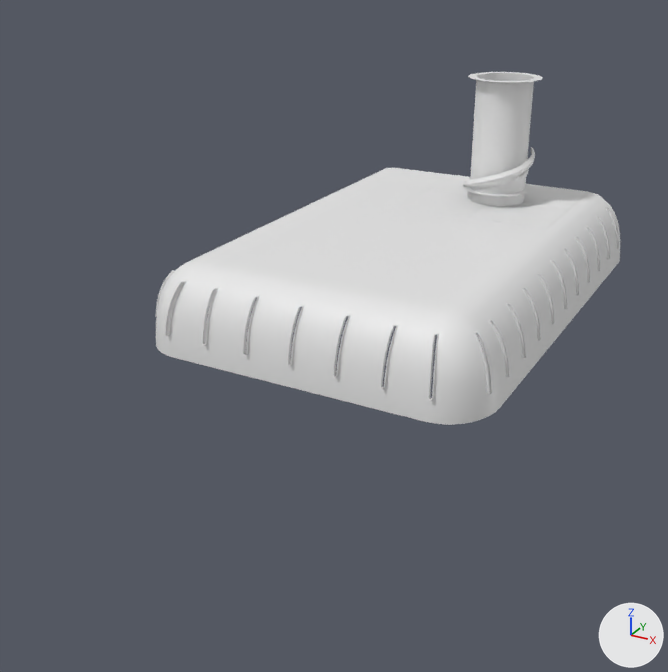
A saved change to the FBX model Assets/McGirr_Assets/room_2_UVs_nosolo.fbx.
Before and after are seen from a 50 mm camera at (140.0, -434.0, 170.0) aimed at (-88.0, -19.0, -38.0). The axes (+X, +Y, +Z) are drawn at lower right. The lights are the same throughout. Where no turn or scale is listed for an object, it has been applied to the vertices. Vertices at the same position are counted once.

The scene before the commit, as lines of its bpy script (objects in view):
```python
me_object_1_007 = bpy.data.meshes.new('object_1.007')
me_object_1_007.from_pydata(...)  # 148 vertices, 116 faces; spans x -39.3..-0.7, y 38.5..91.2, z -59.3..-20.7
me_object_1_007.materials.append(mat_default_obj_009)  # white #e7e7e7
me_roof = bpy.data.meshes.new('roof')
me_roof.from_pydata(...)  # 6124 vertices, 5076 faces; spans x -122.0..42.0, y -145.0..80.0, z -2.0..36.0
me_roof.materials.append(mat_default_obj_004)  # white #e7e7e7
ob_roof = bpy.data.objects.new('roof', me_roof)
ob_roof.location = (0.0, 0.0, 0.0)
ob_roof_tunnel = bpy.data.objects.new('roof_tunnel', me_object_1_007)
ob_roof_tunnel.location = (0.0, 0.0, 0.0)
ob_roof_tunnel.rotation_euler = (1.571, 0.0, 0.0)  # degrees (90, 0, 0)
ob_roof_tunnel.scale = (0.99, 1.1, 0.99)
```
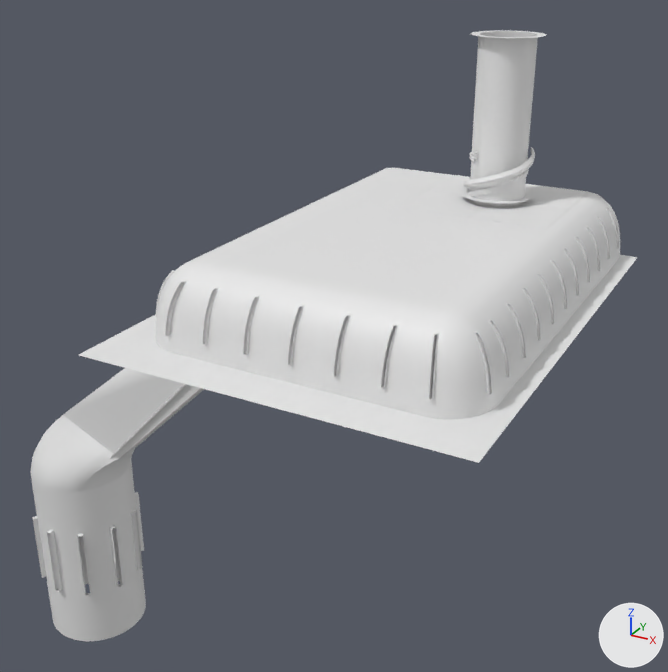
What changed in the scene script:
```text
Add mat_default_obj_013:
    mat_default_obj_013 = principled_material('Default OBJ.013')
    mat_default_obj_013.base_color = (0.8, 0.8, 0.8)  # white #e7e7e7
Add mat_default_obj_014:
    mat_default_obj_014 = principled_material('Default OBJ.014')
    mat_default_obj_014.base_color = (0.8, 0.8, 0.8)  # white #e7e7e7
Change me_object_1_007:
    used by ob_roof_tunnel; location = (0.0, 0.0, 0.0); rotation_euler = (1.571, 0.0, 0.0), in degrees (90, 0, 0); scale = (0.99, 1.1, 0.99)
    remove me_object_1_007.from_pydata(...)  # 148 vertices, 116 faces; spans x -39.3..-0.7, y 38.5..91.2, z -59.3..-20.7
    remove me_object_1_007.materials.append(mat_default_obj_009)  # white #e7e7e7
    add me_object_1_007.from_pydata(...)  # 148 vertices, 168 faces; spans x -39.8..-0.2, y 38.5..121.3, z -59.8..-20.2
    me_object_1_007 part 1: 92 vertices removed from x -39.3..-0.7, y 38.5..91.2, z -59.3..-20.7; 60 vertices added at x -39.8..-0.2, y 38.5..47.5, z -59.8..-20.2
    me_object_1_007 part 2: 32 vertices added at x -39.3..-0.7, y 121.3, z -59.3..-20.7
    add me_object_1_007.materials.append(mat_default_obj_013)  # white #e7e7e7
Add me_object_2_1:
    me_object_2_1.from_pydata(...)  # 798 vertices, 902 faces; spans x -263.0..-84.0, y -113.0..-47.0, z -242.0..0.0
    me_object_2_1.materials.append(mat_default_obj_014)  # white #e7e7e7
Add me_object_1_002_1:
    me_object_1_002_1.from_pydata(...)  # 472 vertices, 235 faces; spans x -222.9..-91.0, y -91.3..-69.3, z -137.0..-0.4
    me_object_1_002_1.materials.append(mat_default_obj_014)  # white #e7e7e7
Add me_floor:
    me_floor.from_pydata(...)  # 48 vertices, 63 faces; spans x -135.0..50.0, y -166.0..86.0, z -12.0..0.0
    me_floor.materials.append(mat_default_obj_009)  # white #e7e7e7
Change ob_roof_tunnel:
    ob_roof_tunnel.scale: (0.99, 1.1, 0.99) -> (1.0, 1.0, 1.0)
Add ob_hall_downstairs:
    ob_hall_downstairs = bpy.data.objects.new('hall_downstairs', me_object_2_1)
    ob_hall_downstairs.location = (0.0, 0.0, 0.0)
Add ob_exit_stairs:
    ob_exit_stairs = bpy.data.objects.new('exit_stairs', me_object_1_002_1)
    ob_exit_stairs.location = (0.0, 0.0, 0.0)
Add ob_floor:
    ob_floor = bpy.data.objects.new('floor', me_floor)
    ob_floor.location = (0.0, 0.0, 0.0)
```

Location of each change, (x1, y1, x2, y2) in pixels of the pictures (668 x 672 px; the box of a moved part takes in the faces that stretch with it):
'hall_downstairs', added
    after: (30, 302, 255, 641)
'floor', added
    after: (79, 255, 638, 463)
'roof_tunnel', reshaped, rescaled (7% wider, 40% taller)
    before: (462, 72, 543, 196)
    after: (460, 30, 547, 204)
'exit_stairs', added
    after: (110, 384, 186, 458)
part 1 of me_object_1_007, moved or reshaped
    before: (462, 72, 543, 196)
    after: (462, 148, 531, 204)
part 2 of me_object_1_007, added
    after: (470, 30, 547, 151)
